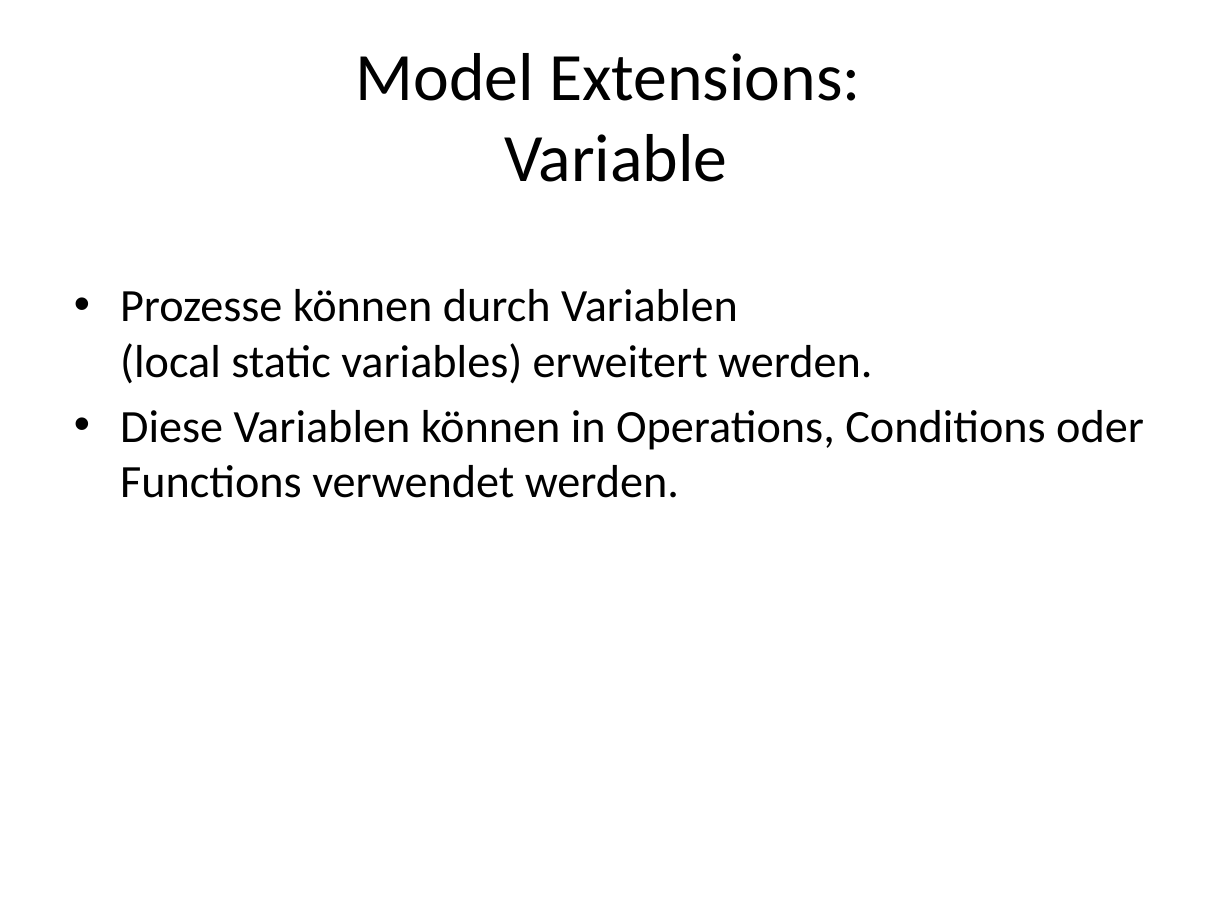
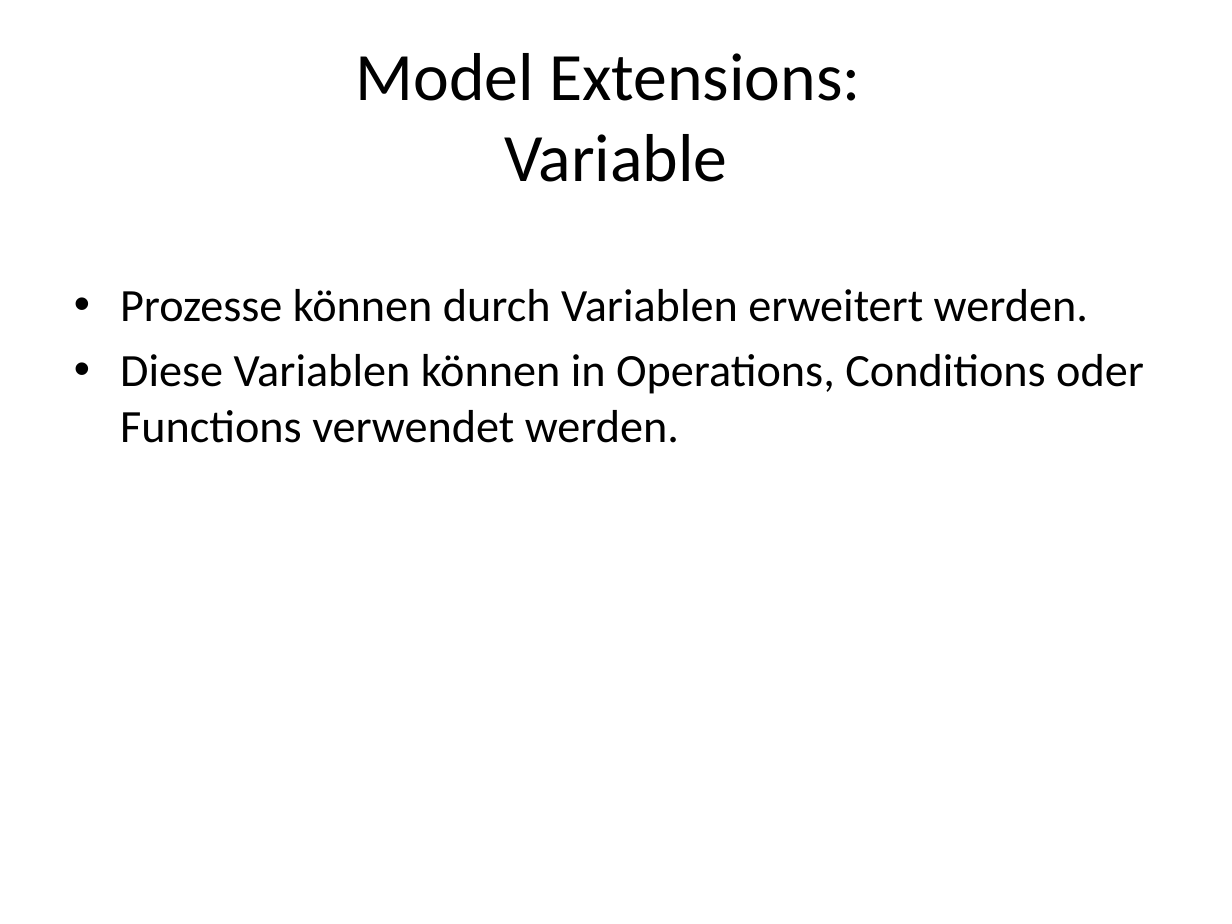
Before and after one commit to actifsource/ch.actifsource.example.cip, a slide deck: slide 38 of ch.actifsource.example.cip.course/docs/Actifsource CIP.pptx (slide 30 before the commit). Drawn at 1232x924 pixels with LibreOffice and Linux fonts; fonts in the diff are those of the drawing. Boxes give left, top, right and bottom in pixels: in the first picture for what was removed or moved away, otherwise in the second. Text is boxed around its words. In the diff, an @@ line names an element or a change of style, - is before the commit and + after.

```diff
--- a/ch.actifsource.example.cip.course/docs/Actifsource CIP.pptx
+++ b/ch.actifsource.example.cip.course/docs/Actifsource CIP.pptx
@@ text at [120,289,1088,322]: text changed @@
-• Prozesse können durch Variablen
-  (local static variables) erweitert werden.
+• Prozesse können durch Variablen erweitert werden.
```
Also in this commit, not shown: 9 other slides changed, 29 slides added, 4 slides removed, 1 other file.
